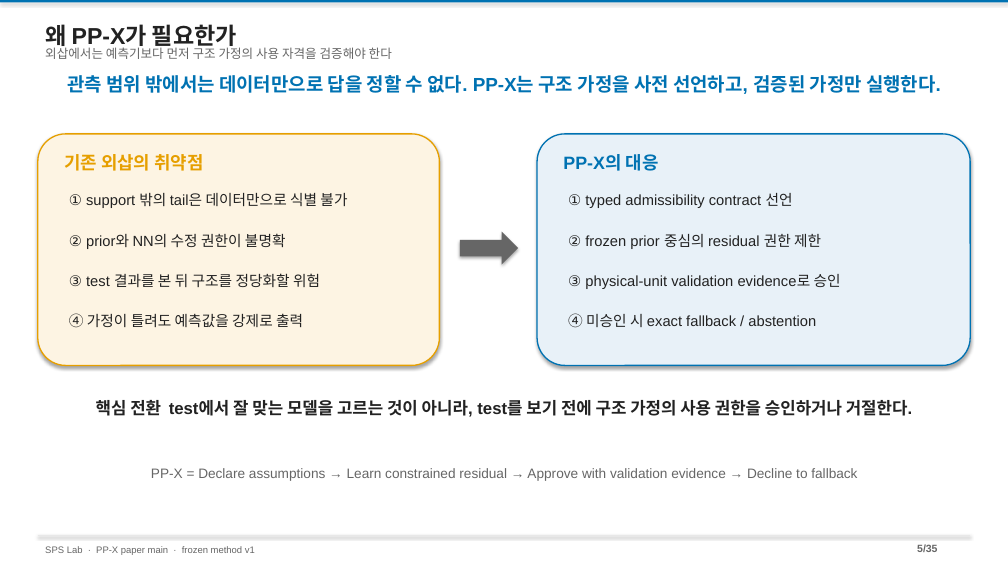
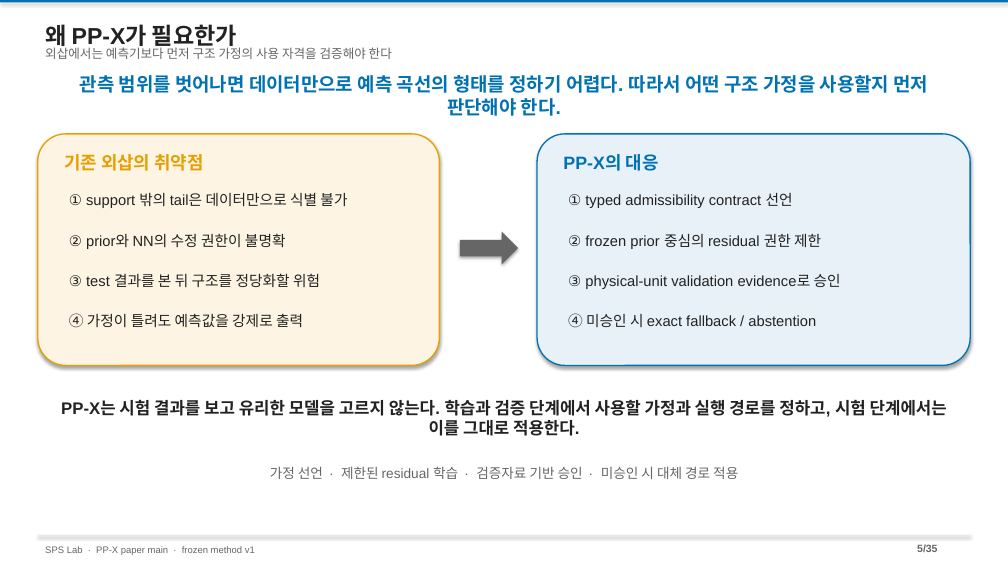
Before and after one commit to amumujs-create/pp_pae_total, a slide deck: slide 5 of output/PP_Research_Detailed_v2.pptx. Drawn at 1008x567 pixels with LibreOffice and Linux fonts; fonts in the diff are those of the drawing. Boxes give left, top, right and bottom in pixels: in the first picture for what was removed or moved away, otherwise in the second. Text is boxed around its words. In the diff, an @@ line names an element or a change of style, - is before the commit and + after.

```diff
--- a/output/PP_Research_Detailed_v2.pptx
+++ b/output/PP_Research_Detailed_v2.pptx
@@ text at (80, 75, 929, 116): text changed @@
-관측 범위 밖에서는 데이터만으로 답을 정할 수 없다. PP-X는 구조 가정을 사전 선언하고, 검증된 가정만 실행한다.
+관측 범위를 벗어나면 데이터만으로 예측 곡선의 형태를 정하기 어렵다. 따라서 어떤 구조 가정을 사용할지 먼저 판단해야 한다.
@@ text at (61, 400, 947, 436): text changed @@
-핵심 전환 test에서 잘 맞는 모델을 고르는 것이 아니라, test를 보기 전에 구조 가정의 사용 권한을 승인하거나 거절한다.
+PP-X는 시험 결과를 보고 유리한 모델을 고르지 않는다. 학습과 검증 단계에서 사용할 가정과 실행 경로를 정하고, 시험 단계에서는 이를 그대로 적용한다.
@@ text at (270, 466, 738, 479): text changed @@
-PP-X = Declare assumptions → Learn constrained residual → Approve with validation evidence → Decline to fallback
+가정 선언 · 제한된 residual 학습 · 검증자료 기반 승인 · 미승인 시 대체 경로 적용
```
Also in this commit, not shown: 4 other slides changed, 1 other file.
